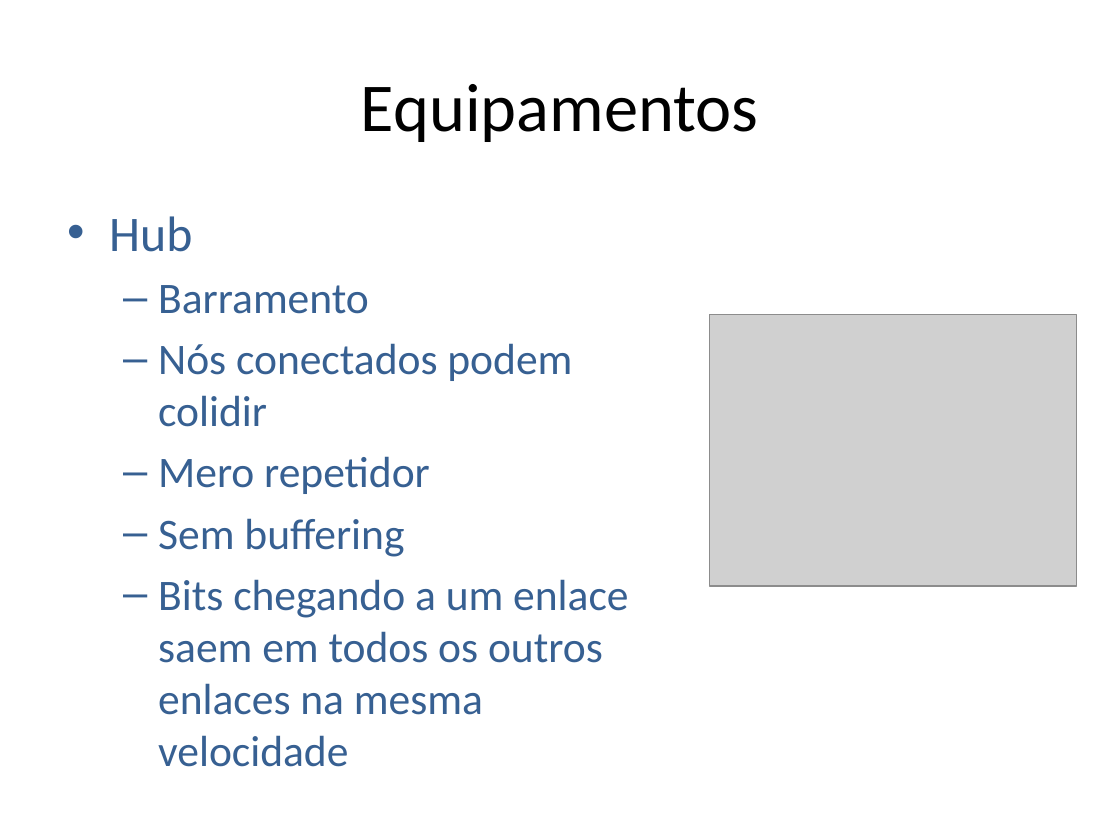
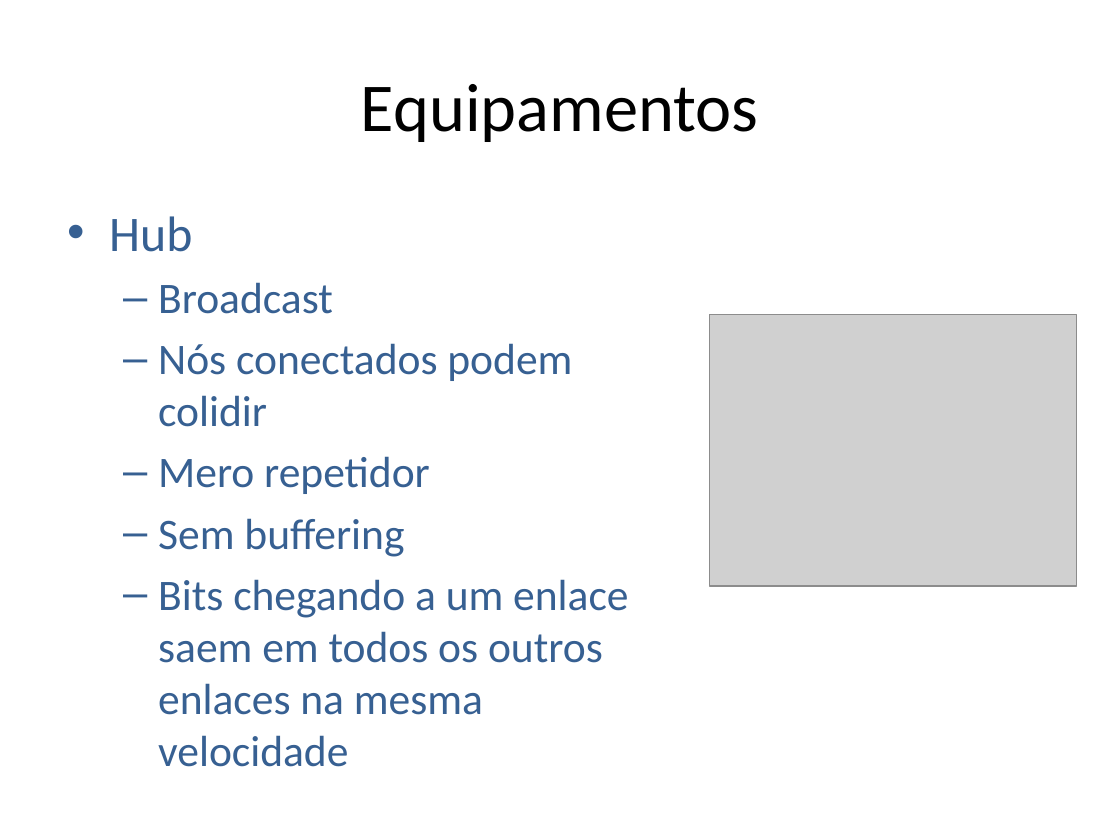
Before and after one commit to niviaquental/niviaquental.github.io, a slide deck: slide 21 of Presentations/Aula11-Enlace-Cabeado/11-Enlace-Cabeado.pptx. Drawn at 1120x840 pixels with LibreOffice and Linux fonts; fonts in the diff are those of the drawing; grey boxes stand for pictures; background and template pictures are left out. Boxes give left, top, right and bottom in pixels: in the first picture for what was removed or moved away, otherwise in the second. Text is boxed around its words. In the diff, an @@ line names an element or a change of style, - is before the commit and + after.

```diff
--- a/Presentations/Aula11-Enlace-Cabeado/11-Enlace-Cabeado.pptx
+++ b/Presentations/Aula11-Enlace-Cabeado/11-Enlace-Cabeado.pptx
@@ text at (158,282,333,314): text changed @@
-  – Barramento
+  – Broadcast
```
Also in this commit, not shown: 2 other slides changed.
